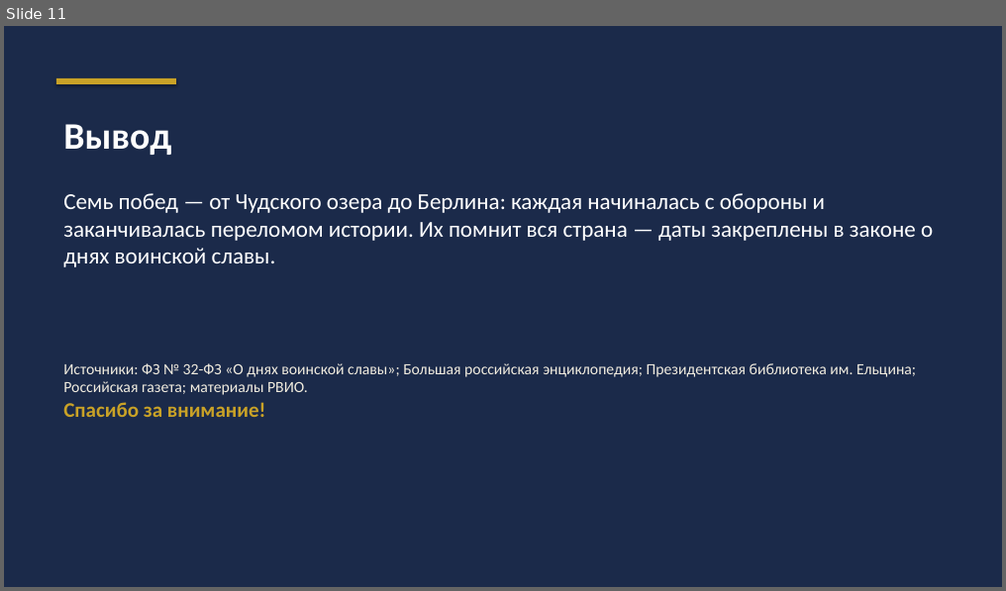
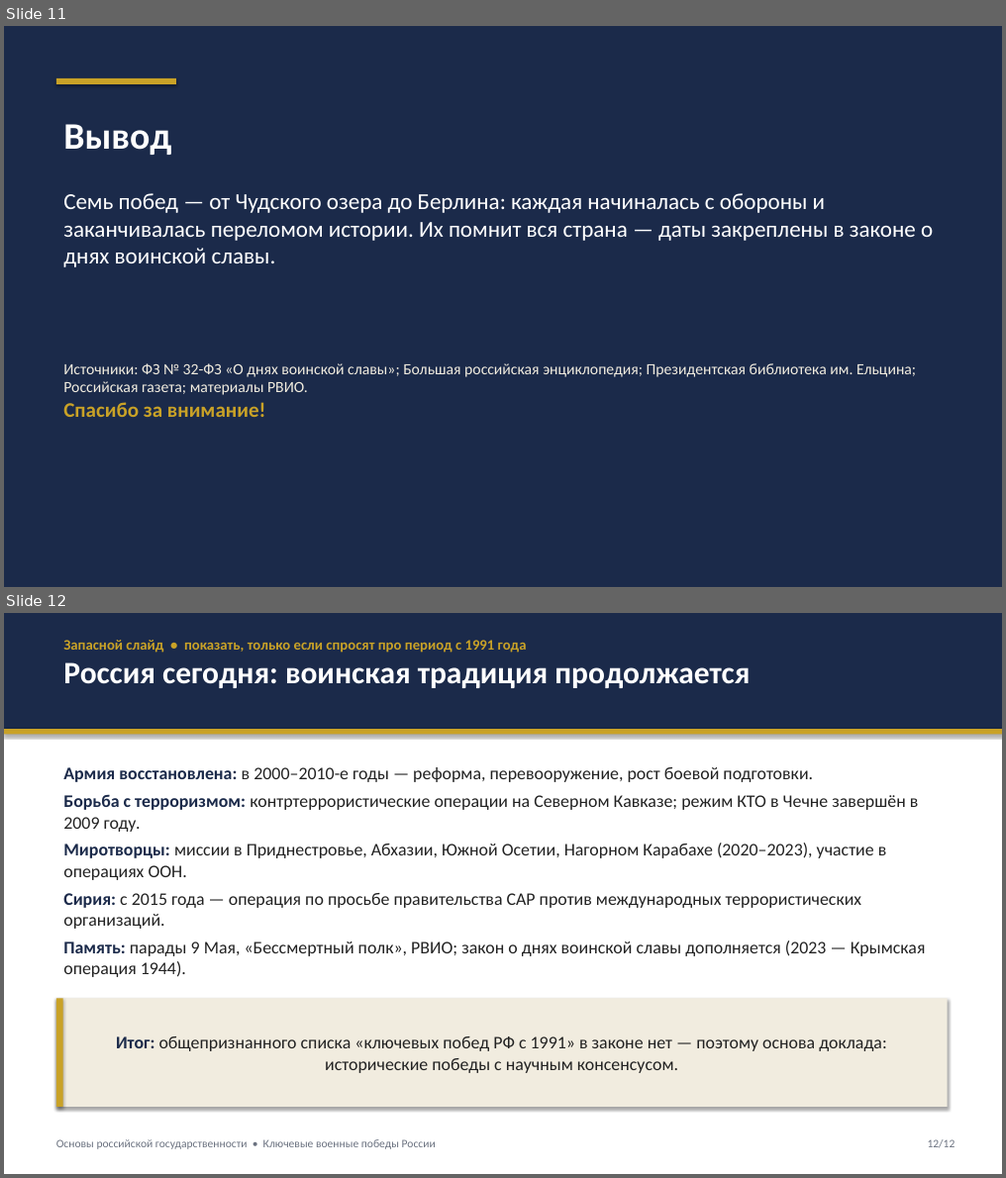
Before and after one commit to Gamegui/Homework, a slide deck: klyuchevye-voennye-pobedy-rossii/prezentatsiya.pptx. Shown one above the other, each under a label of ours: slide 11 before the commit, slides 11 and 12 after it. The pictures are 1006x591 and 1006x1178 pixels, drawn with LibreOffice and Linux fonts; fonts in the diff are those of the drawing. Boxes give left, top, right and bottom in pixels: in the first picture for what was removed or moved away, otherwise in the second. Text is boxed around its words. In the diff, an @@ line names an element or a change of style, - is before the commit and + after.

Commit message:
Добавить запасной слайд про воинскую традицию РФ с 1991 года

```diff
--- a/klyuchevye-voennye-pobedy-rossii/prezentatsiya.pptx
+++ b/klyuchevye-voennye-pobedy-rossii/prezentatsiya.pptx
@@ slide 12 added at [4, 613, 1002, 1174], background #FFFFFF @@
@@ rectangle added at [4, 613, 1002, 729], fill #1B2A4A @@
@@ text added at [63, 640, 749, 688], 14 pt, text #C9A227, bold @@
+Запасной слайд • показать, только если спросят про период с 1991 года
+Россия сегодня: воинская традиция продолжается
@@ rectangle added at [4, 729, 1002, 735], fill #C9A227 @@
@@ text added at [63, 767, 926, 977], 17 pt, text #222222 @@
+Армия восстановлена: в 2000–2010-е годы — реформа, перевооружение, рост боевой подготовки.
+Борьба с терроризмом: контртеррористические операции на Северном Кавказе; режим КТО в Чечне завершён в 2009 году.
+Миротворцы: миссии в Приднестровье, Абхазии, Южной Осетии, Нагорном Карабахе (2020–2023), участие в операциях ООН.
+Сирия: с 2015 года — операция по просьбе правительства САР против международных террористических организаций.
+Память: парады 9 Мая, «Бессмертный полк», РВИО; закон о днях воинской славы дополняется (2023 — Крымская операция 1944).
@@ rectangle added at [56, 998, 947, 1107], fill #F1ECDF, 17 pt, text #222222 @@
+Итог: общепризнанного списка «ключевых побед РФ с 1991» в законе нет — поэтому основа доклада: исторические победы с научным консенсусом.
@@ rectangle added at [56, 998, 63, 1107], fill #C9A227 @@
@@ text added at [56, 1140, 436, 1150], 11 pt, text #6B7280 @@
+Основы российской государственности • Ключевые военные победы России
@@ text added at [928, 1140, 955, 1149], 11 pt, text #6B7280 @@
+12/12
```
Also in this commit, not shown: 9 slides changed, 2 other files.
